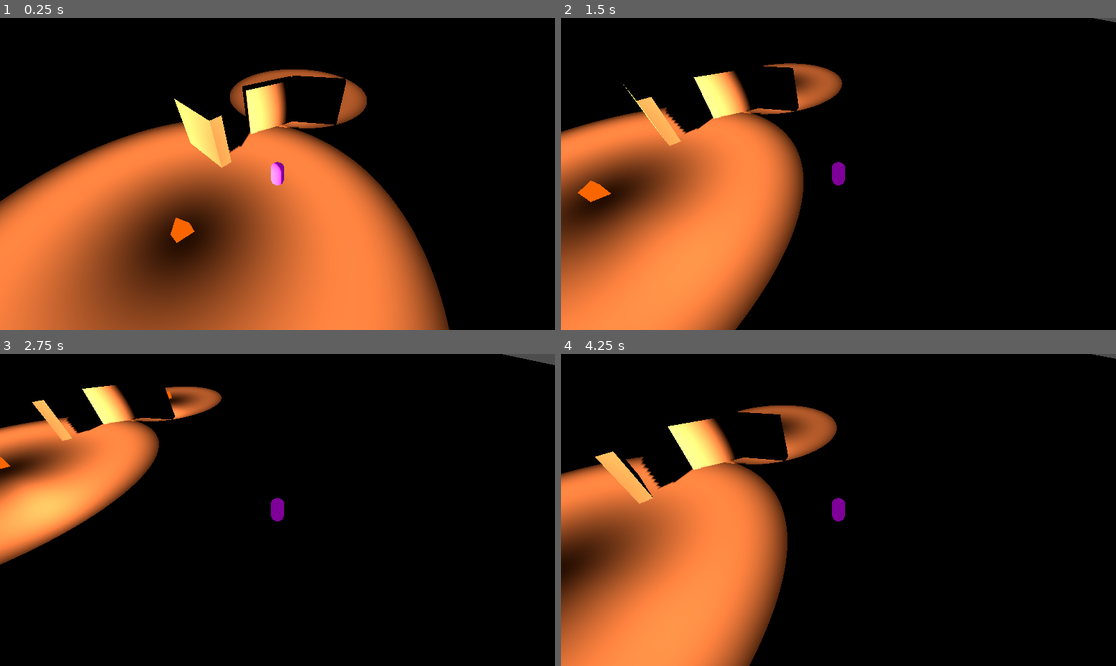
Above: before the commit, frames 1-4 (two rows, left to right).
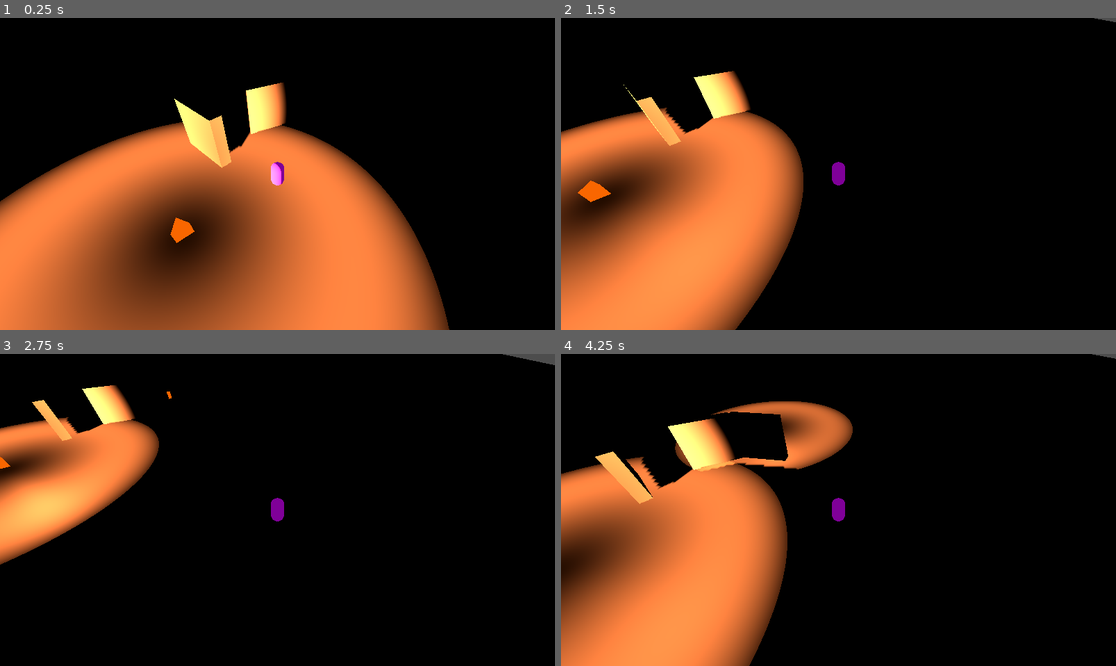
Above: after the commit, the same moments.

Repository: Jasp137/250405_MGJ_Shadowmancer
Game: Godot game, scene res://Scenes/world.tscn
Same seed, same stepped clock (60 frames per second), same inputs: the game is played once before the commit and once after it.
Inputs:
- Up to frame 1 (0.25 s): no input
- Up to frame 2 (1.5 s): tap Enter at 0.5 s; hold D (character_right) 0.53-1.28 s; hold S (character_down) from 1.28 s (still down)
- Up to frame 3 (2.75 s): release S (character_down) at 2.03 s; hold D (character_right) from 2.03 s (still down)
- Up to frame 4 (4.25 s): release D (character_right) at 2.78 s; hold W (character_up) 2.78-3.53 s; hold A (character_left) from 3.53 s (still down)

The runs differ from the first frame. In frame 1, 1.2% of the frame differs, in the area x 41-67%, y 16-36%; in frame 2, 1.1%; in frame 3, 0.8%; in frame 4, 2.1%, in the area x 20-53%, y 15-38%.

Commit message:
add a flashing crystal to the default scene

Diff:
--- a/shadowbound_mini-jam/Scenes/world.tscn
+++ b/shadowbound_mini-jam/Scenes/world.tscn
@@ -98,5 +98,7 @@
 
 [node name="Crystal3" parent="." instance=ExtResource("2_go701")]
 transform = Transform3D(1, 0, 0, 0, 1, 0, 0, 0, 1, 2.68547, 0.825632, -16.8368)
-flash_duration = 0.3
-flash_interval = 1.0
+always_on = false
+flash_duration = 0.1
+flash_interval = 2.0
+range = 12.0
